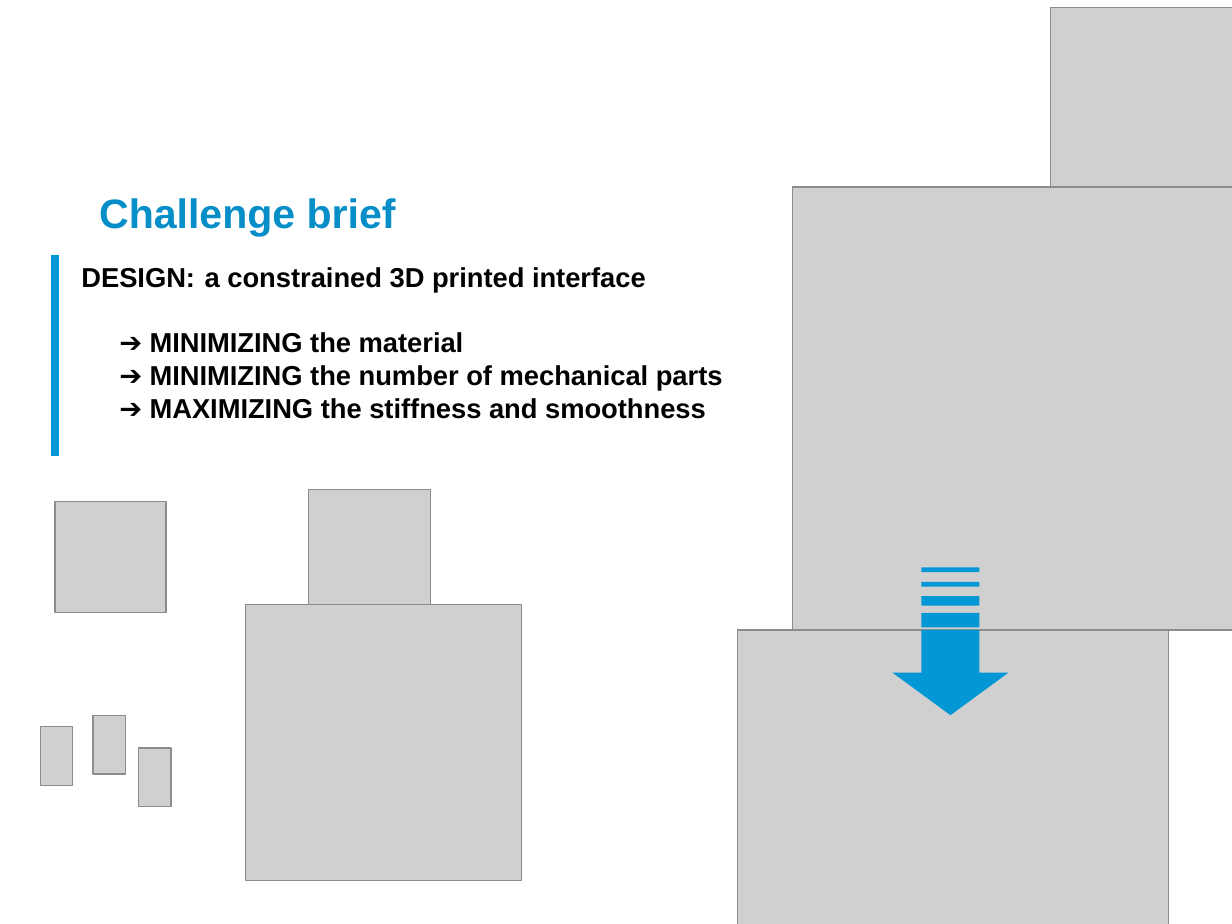
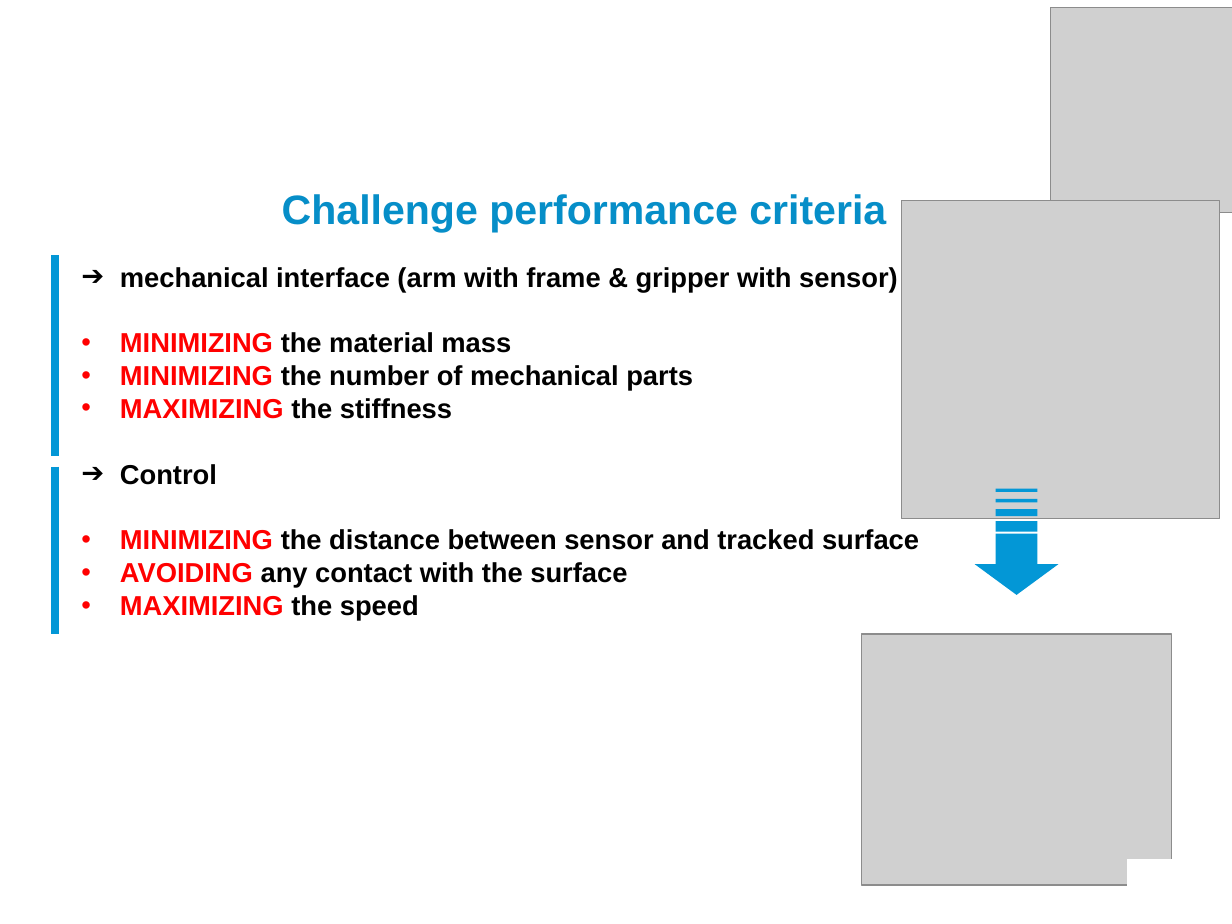
Before and after one commit to LucMarechal/JFWM2024, a slide deck: slide 8 of JFWM2022 - Introduction.pptx (slide 9 before the commit). Drawn at 1232x924 pixels with LibreOffice and Linux fonts; fonts in the diff are those of the drawing; grey boxes stand for pictures; background and template pictures are left out. Boxes give left, top, right and bottom in pixels: in the first picture for what was removed or moved away, otherwise in the second. Text is boxed around its words. In the diff, an @@ line names an element or a change of style, - is before the commit and + after.

```diff
--- a/JFWM2022 - Introduction.pptx
+++ b/JFWM2022 - Introduction.pptx
@@ text at [282,194,886,232]: text changed @@
-Challenge brief
+Challenge performance criteria
@@ picture: place and size @@
-picture at [792,187,1232,630]
+picture at [902,201,1221,520]
@@ text at [120,267,919,621]: text changed @@
-DESIGN: a constrained 3D printed interface
-➔ MINIMIZING the material
-➔ MINIMIZING the number of mechanical parts
-➔ MAXIMIZING the stiffness and smoothness
+➔ mechanical interface (arm with frame & gripper with sensor)
+• MINIMIZING the material mass
+• MINIMIZING the number of mechanical parts
+• MAXIMIZING the stiffness
+➔ Control
+• MINIMIZING the distance between sensor and tracked surface
+• AVOIDING any contact with the surface
+• MAXIMIZING the speed
@@ line added from (55, 467) to (55, 634), #0397D6 4.5 pt @@
@@ picture removed at [55,501,166,612] @@
@@ picture removed at [308,489,430,615] @@
@@ rectangle: place and size @@
-rectangle at [922,568,979,573]
+rectangle at [995,489,1037,493]
@@ rectangle: place and size @@
-rectangle at [922,582,979,586]
+rectangle at [995,499,1037,503]
@@ rectangle: place and size @@
-rectangle at [922,596,979,606]
+rectangle at [995,509,1037,516]
@@ down arrow: place and size @@
-down arrow at [892,630,1008,715]
+down arrow at [975,533,1058,595]
@@ rectangle: place and size @@
-rectangle at [922,612,979,627]
+rectangle at [995,521,1037,531]
@@ picture removed at [245,605,521,881] @@
@@ picture: place and size @@
-picture at [738,630,1169,924]
+picture at [861,634,1172,886]
@@ picture removed at [94,715,126,774] @@
@@ picture removed at [41,726,73,785] @@
@@ picture removed at [139,748,171,807] @@
@@ rectangle added at [1129,860,1191,899], fill #FFFFFF, outline #FFFFFF 1 pt @@
```
Also in this commit, not shown: 4 other slides changed, 2 slides added, 2 slides removed.
